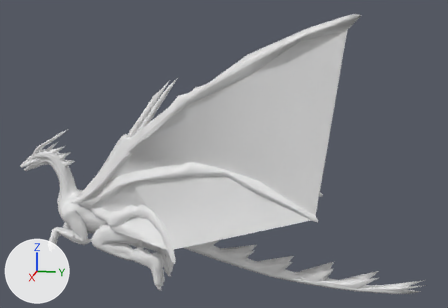
Before and after pictures for a commit that changed the Blender file Animacoes/Animação Decolagem/Dragon_2.5_For_Animations_VECCHI - Takeoff.blend.
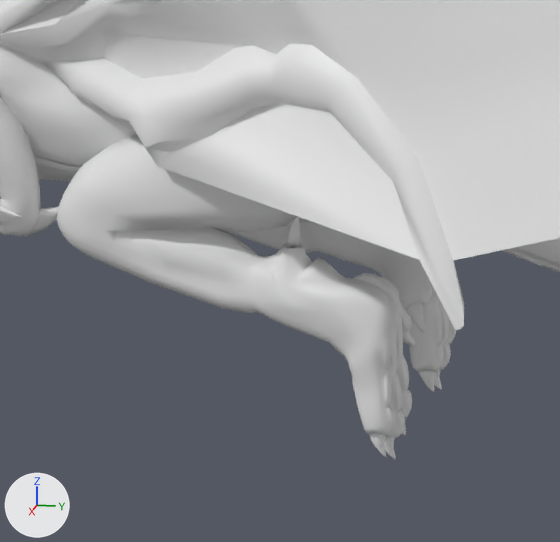
Each version is shown whole from a 50 mm camera at (138.5, 58.9, 106.3) aimed at (-0.5, 31.2, 71.6), then close up on the part from 18% to 44% of the width and 64% to 100% of the height. Every picture has the same lights, and +X, +Y and +Z are marked at lower left. Both versions are drawn at frame 120 of the action 'idle Pose'; the numbers are the values there.
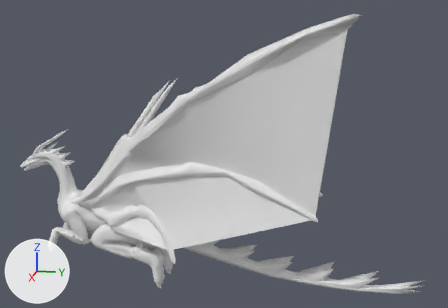
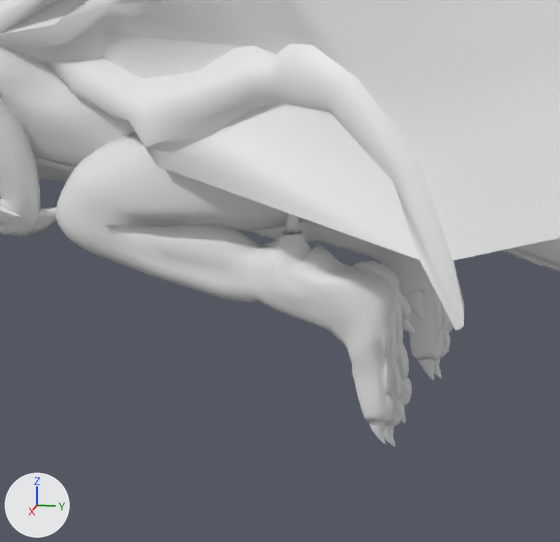
Where the change shows, as pixel boxes [x1, y1, x2, y2] in the close-ups (560 x 542 px):
'Cube', posed
    before: [0, 0, 560, 459]
    after: [0, 0, 560, 447]
bone 'Leg_Cont_L', root to tip
    before: (291, 277) to (358, 242)
    after: (290, 265) to (358, 229)
bone 'Leg_Cont_R', root to tip
    before: (344, 214) to (408, 180)
    after: (344, 202) to (408, 168)

The edits, one by one:
Bone 'back_food_L.001' (bone_back_food_l_001) moves from (0.0, 0.0, 0.0) to (0.0, 0.0, -38.1).
Bone 'Leg_Cont_L' (bone_leg_cont_l) moves from (0.0, -1.8, 41.4) to (0.0, -2.6, 4.0).
Bone 'back_food_R.001' (bone_back_food_r_001) moves from (0.0, 0.0, 0.0) to (0.0, 0.0, -38.1).
Bone 'Leg_Cont_R' (bone_leg_cont_r) moves from (0.0, -1.8, 41.4) to (0.0, -2.6, 4.0).
